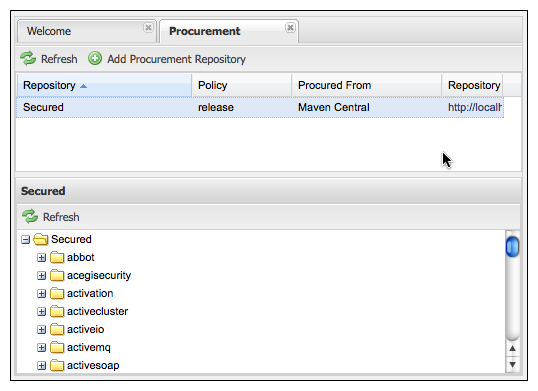
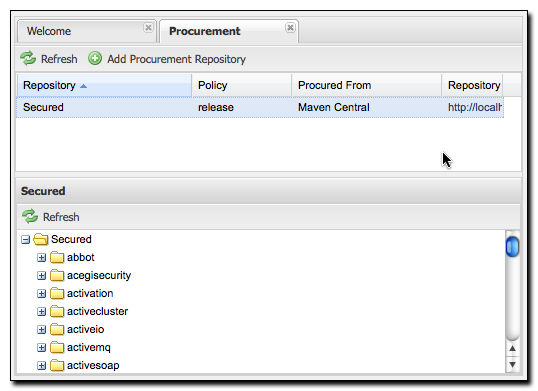
Layer changes from the first w=538, h=391 image to the second:
renamed "Layer 2" to "Layer 0", moved it above "Layer 2", painted on it over [9, 10, 535, 389]
